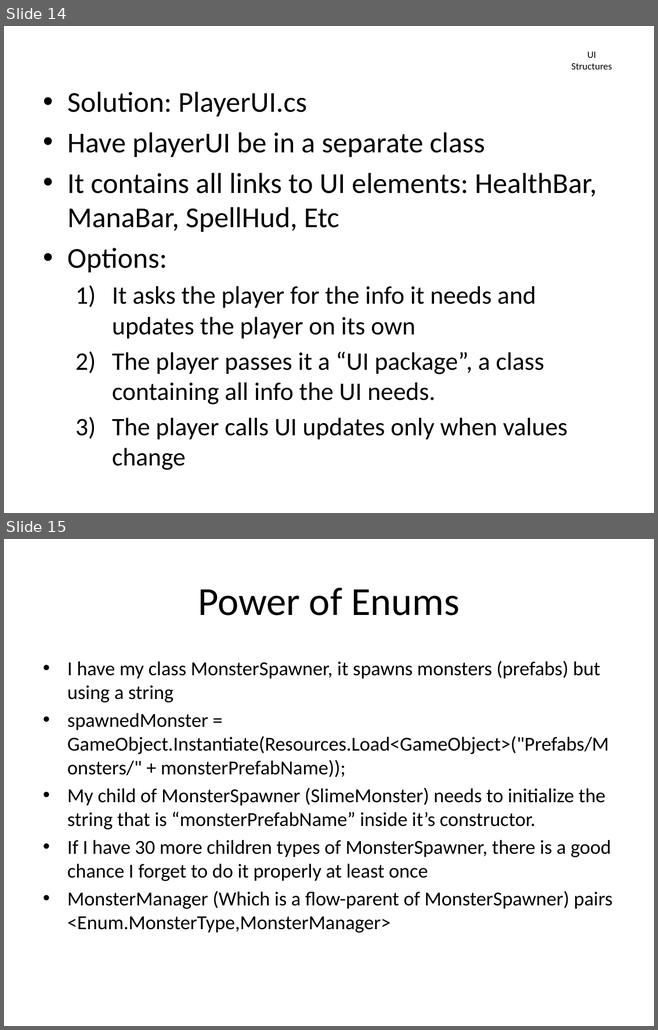
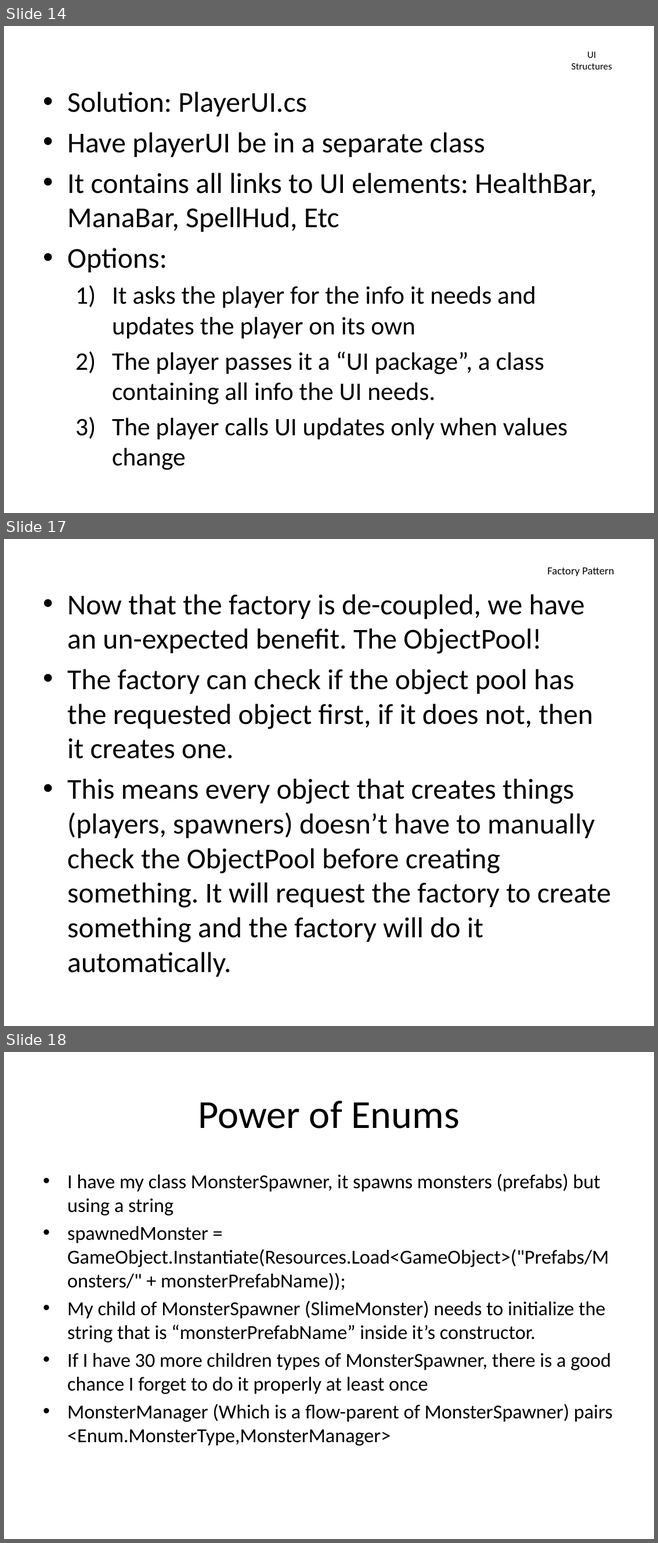
Before and after one commit to mattstg/GoopSoupV2, a slide deck: Docs/FlowPresentation.pptx. Shown one above the other, each under a label of ours: slides 14 and 15 before the commit, slides 14, 17 and 18 after it; the slides between them are not shown. The pictures are 658x1030 and 658x1543 pixels, drawn with LibreOffice and Linux fonts; fonts in the diff are those of the drawing. Boxes give left, top, right and bottom in pixels: in the first picture for what was removed or moved away, otherwise in the second. Text is boxed around its words. In the diff, an @@ line names an element or a change of style, - is before the commit and + after.

```diff
--- a/Docs/FlowPresentation.pptx
+++ b/Docs/FlowPresentation.pptx
@@ slide 17 added at (4, 539, 654, 1026), background #FFFFFF @@
@@ title added at (547, 567, 614, 576), 12 pt, text #000000 @@
+Factory Pattern
@@ text added at (67, 594, 611, 977), 32 pt, text #000000 @@
+• Now that the factory is de-coupled, we have an un-expected benefit. The ObjectPool!
+• The factory can check if the object pool has the requested object first, if it does not, then it creates one.
+• This means every object that creates things (players, spawners) doesn’t have to manually check the ObjectPool before creating something. It will request the factory to create something and the factory will do it automatically.
@@ what was slide 15 is now slide 18 @@
```
Also in this commit, not shown: 2 other slides added, 1 other file.
